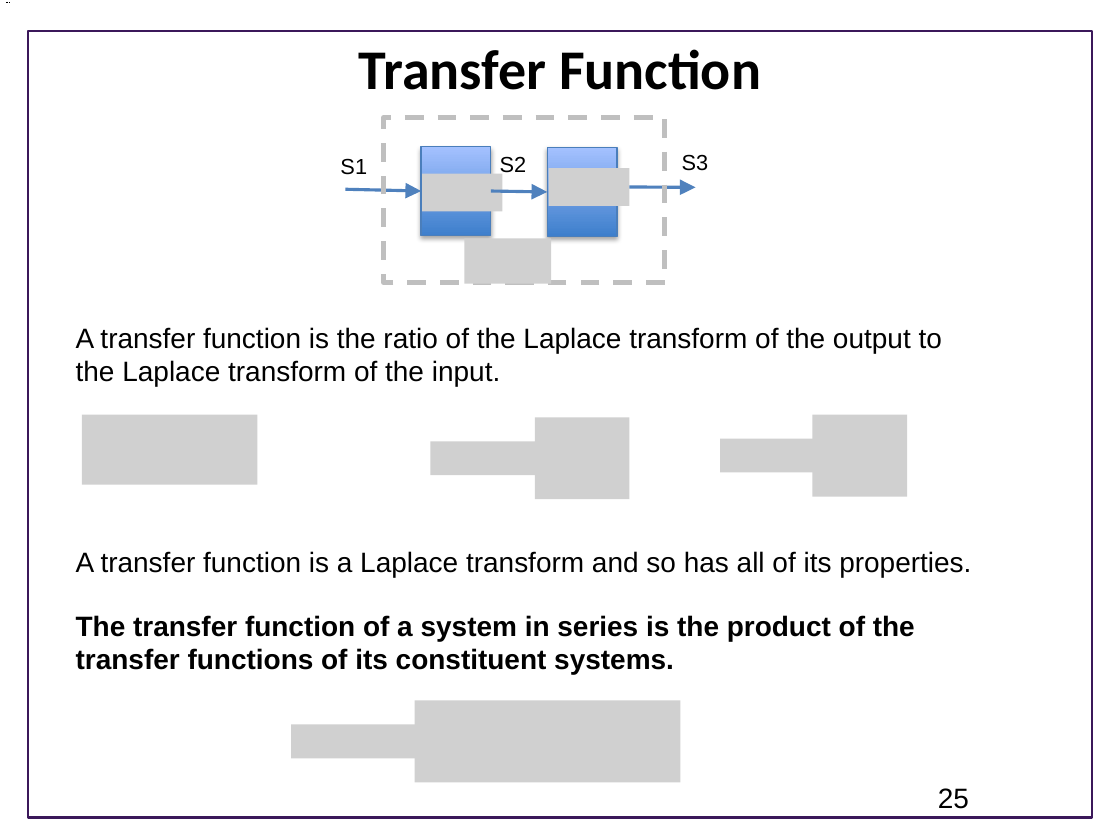
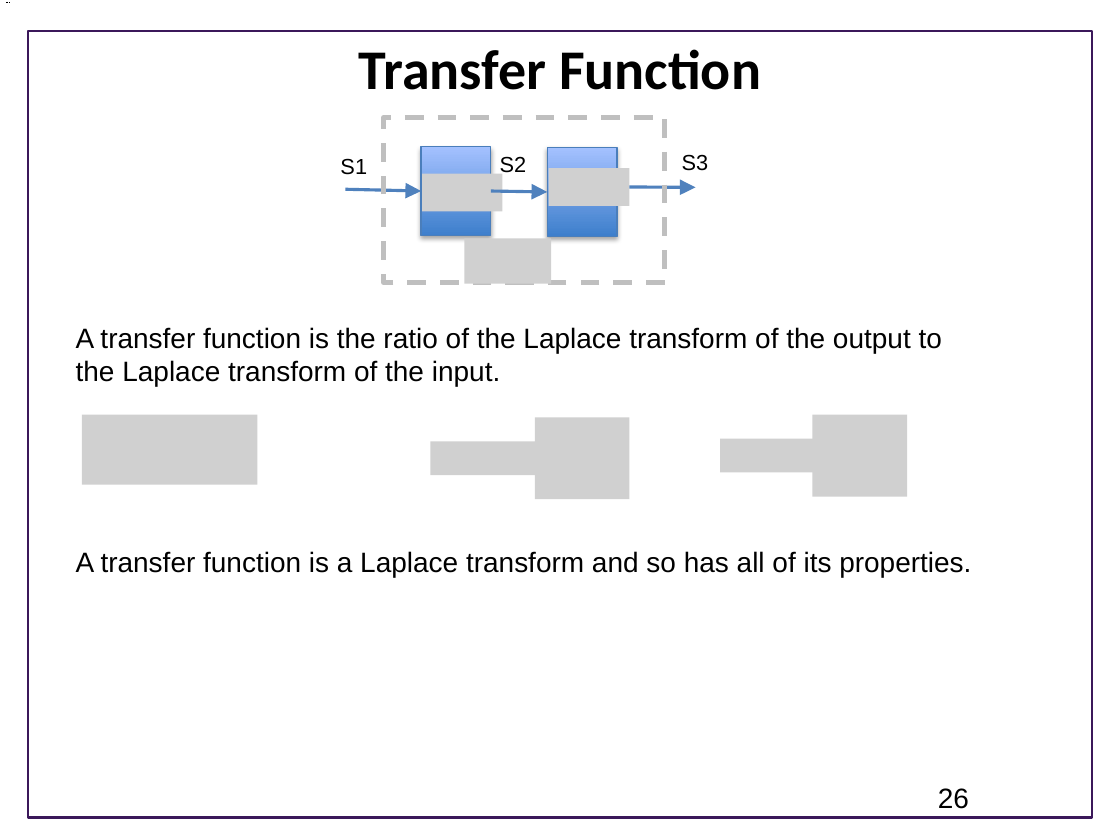
Before and after one commit to joseph-hellerstein/advanced-controls-lectures, a slide deck: slide 26 of lectures/lecture_09-linear_time_invariant_systems/linear_time_invariant_systems.pptx (slide 25 before the commit). Drawn at 1120x840 pixels with LibreOffice and Linux fonts; fonts in the diff are those of the drawing; grey boxes stand for pictures; background and template pictures are left out. Boxes give left, top, right and bottom in pixels: in the first picture for what was removed or moved away, otherwise in the second. Text is boxed around its words. In the diff, an @@ line names an element or a change of style, - is before the commit and + after.

Commit message:
Updates to LTI systems lecture

```diff
--- a/lectures/lecture_09-linear_time_invariant_systems/linear_time_invariant_systems.pptx
+++ b/lectures/lecture_09-linear_time_invariant_systems/linear_time_invariant_systems.pptx
@@ text removed at (76, 615, 915, 674) @@
-The transfer function of a system in series is the product of the transfer functions of its constituent systems.
@@ picture removed at (414, 700, 680, 782) @@
@@ picture removed at (291, 725, 429, 758) @@
@@ page number at (938, 788, 969, 809): text changed @@
-25
+26
```
Also in this commit, not shown: 7 other slides changed, 2 slides added, 1 slide removed.
